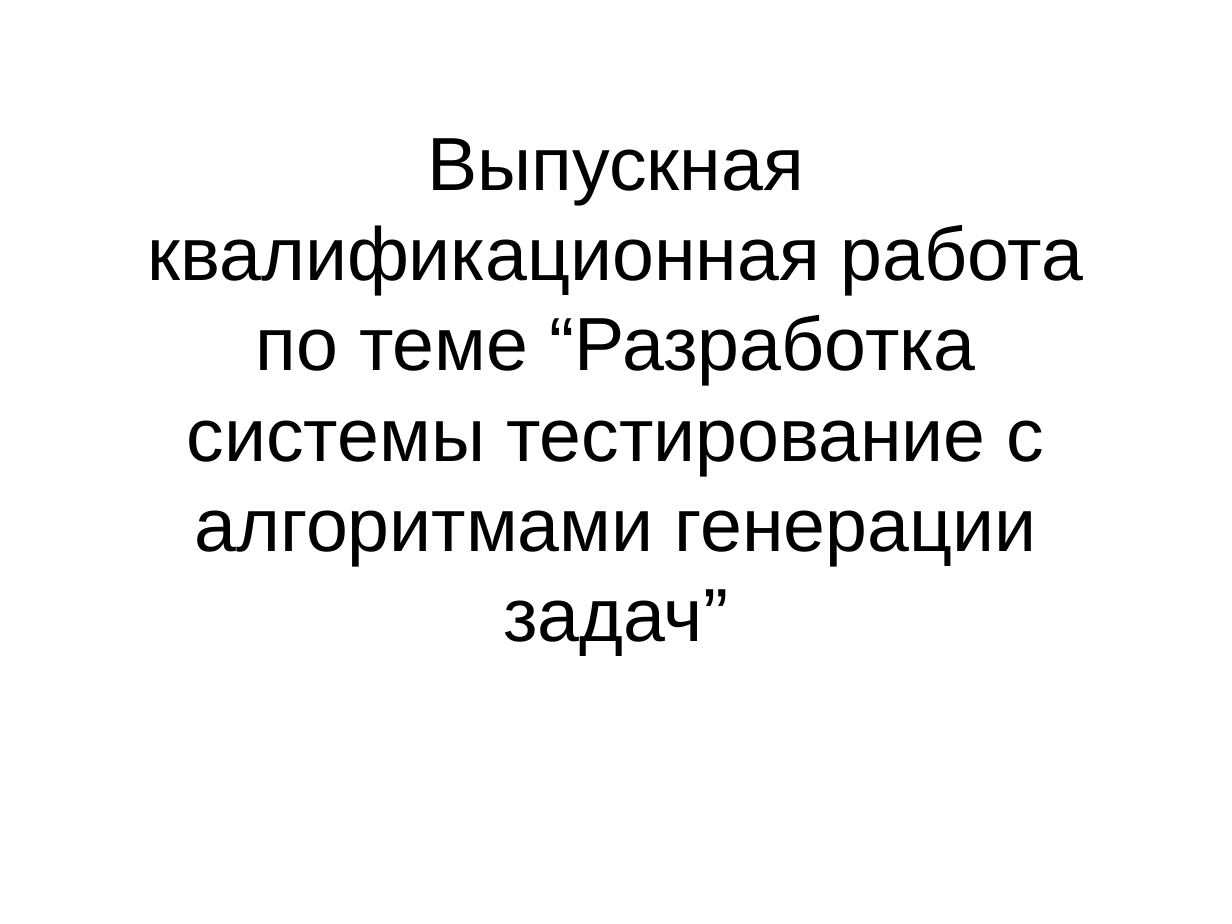
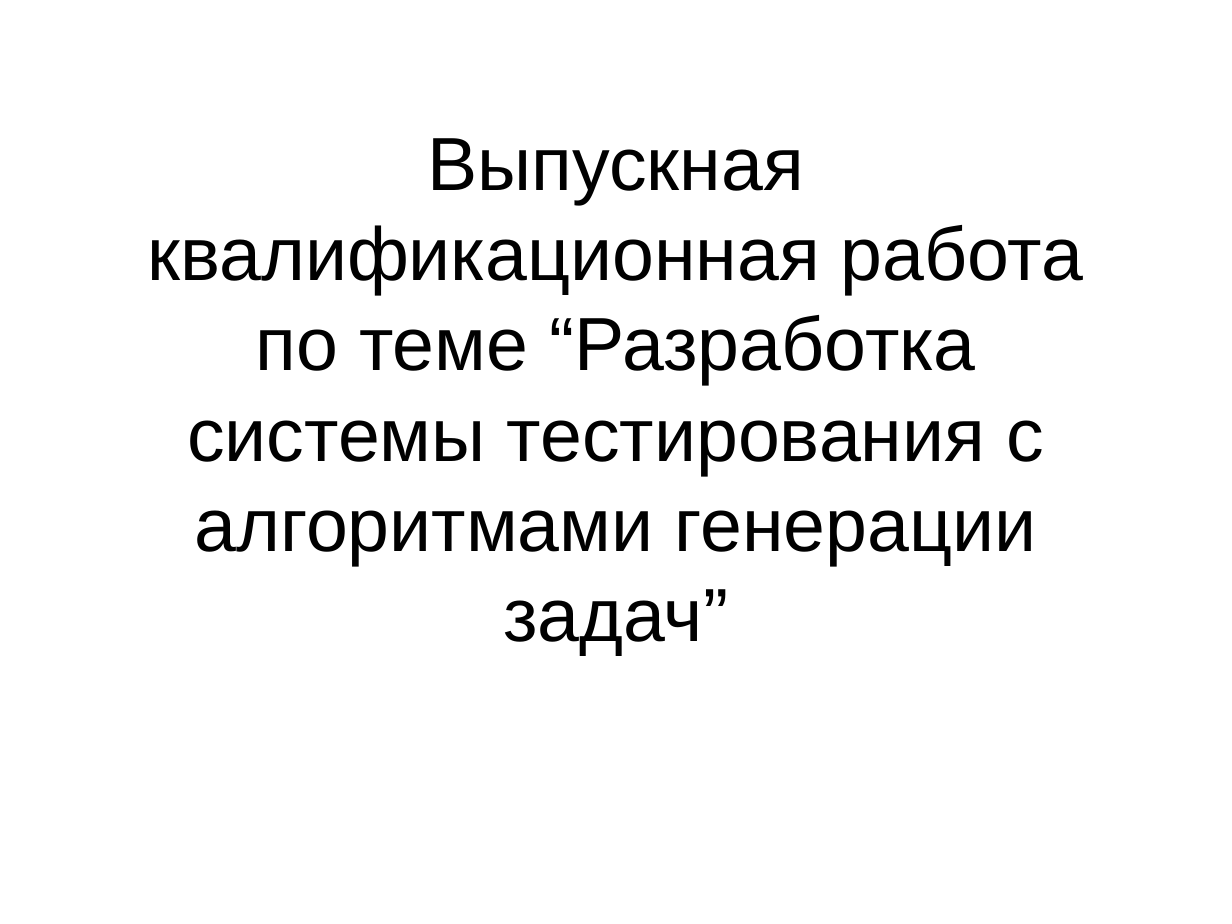
Before and after one commit to Neonixxx/Diplom, a slide deck: slide 1 of Other/Презентация.ppt. Drawn at 1232x924 pixels with LibreOffice and Linux fonts; fonts in the diff are those of the drawing. Boxes give left, top, right and bottom in pixels: in the first picture for what was removed or moved away, otherwise in the second. Text is boxed around its words. In the diff, an @@ line names an element or a change of style, - is before the commit and + after.

```diff
--- a/Other/Презентация.ppt
+++ b/Other/Презентация.ppt
@@ title at <box>147,138,1084,656</box>: text changed @@
-Выпускная квалификационная работа по теме “Разработка системы тестирование с алгоритмами генерации задач”
+Выпускная квалификационная работа по теме “Разработка системы тестирования с алгоритмами генерации задач”
```
Also in this commit, not shown: 1 other slide changed, 17 other files.
